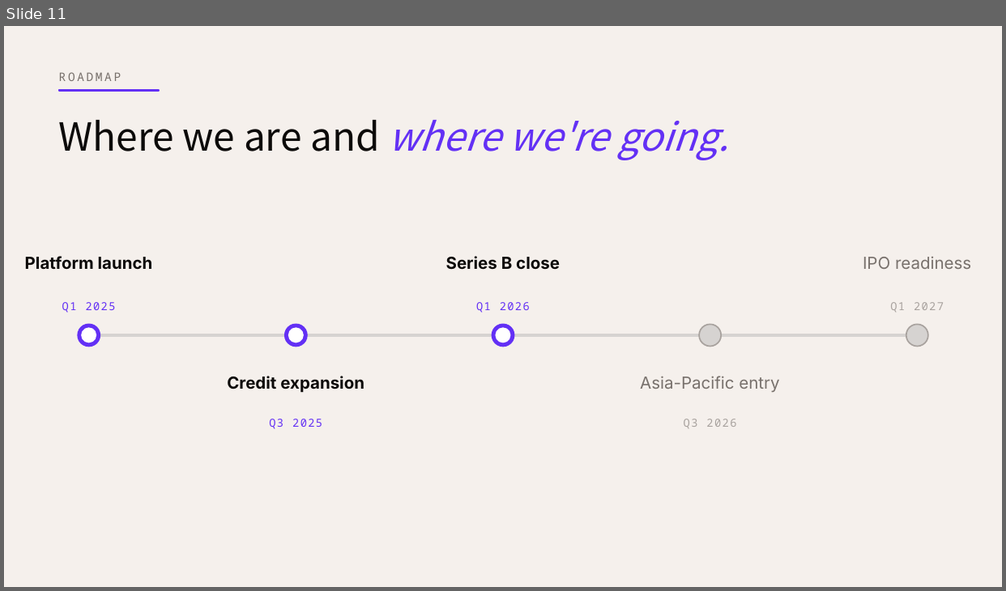
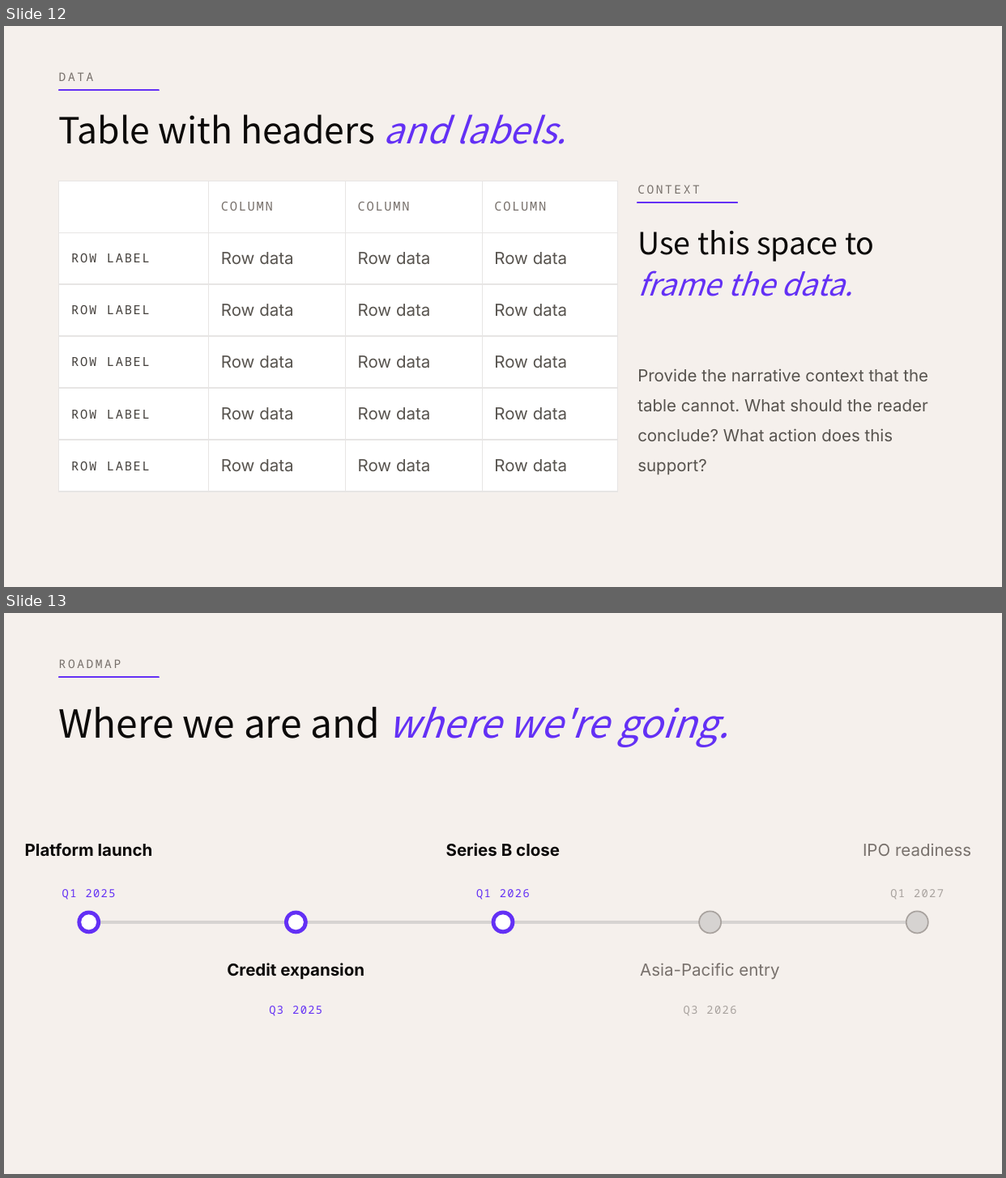
Before and after one commit to free-agent83/nivoda-brand, a slide deck: Nivoda-Brand-Template.pptx. Shown one above the other, each under a label of ours: slide 11 before the commit, slides 12 and 13 after it. The pictures are 1006x591 and 1006x1178 pixels, drawn with LibreOffice and Linux fonts; fonts in the diff are those of the drawing. Boxes give left, top, right and bottom in pixels: in the first picture for what was removed or moved away, otherwise in the second. Text is boxed around its words. In the diff, an @@ line names an element or a change of style, - is before the commit and + after.

```diff
--- a/Nivoda-Brand-Template.pptx
+++ b/Nivoda-Brand-Template.pptx
@@ slide 12 added at (4,26,1002,587), background #F5F0EC @@
@@ text added at (59,72,94,81), 8.5 pt, text #78716C @@
+DATA
@@ rectangle added at (59,90,159,91), fill #6330F5, outline #6330F5 1 pt @@
@@ text added at (59,114,567,144), 26 pt, text #0C0A09 @@
+Table with headers and labels.
@@ table added at (59,181,618,476), 6 rows, 4 columns @@
+ | COLUMN | COLUMN | COLUMN
+ROW LABEL | Row data | Row data | Row data
+ROW LABEL | Row data | Row data | Row data
+ROW LABEL | Row data | Row data | Row data
+ROW LABEL | Row data | Row data | Row data
+ROW LABEL | Row data | Row data | Row data
@@ text added at (637,185,700,194), 8.5 pt, text #78716C @@
+CONTEXT
@@ rectangle added at (637,203,738,203), fill #6330F5, outline #6330F5 1 pt @@
@@ text added at (637,230,874,297), 22 pt, text #0C0A09 @@
+Use this space to frame the data.
@@ rectangle added at (59,284,618,285), fill #E7E5E4, outline #E7E5E4 1 pt @@
@@ rectangle added at (59,336,618,337), fill #E7E5E4, outline #E7E5E4 1 pt @@
@@ rectangle added at (59,388,618,389), fill #E7E5E4, outline #E7E5E4 1 pt @@
@@ text added at (637,369,928,475), 12 pt, text #57534E @@
+Provide the narrative context that the table cannot. What should the reader conclude? What action does this support?
@@ rectangle added at (59,440,618,442), fill #E7E5E4, outline #E7E5E4 1 pt @@
@@ rectangle added at (59,492,618,493), fill #E7E5E4, outline #E7E5E4 1 pt @@
@@ what was slide 11 is now slide 13 @@
```
Also in this commit, not shown: 3 slides changed, 4 other slides added, 2 other files.
